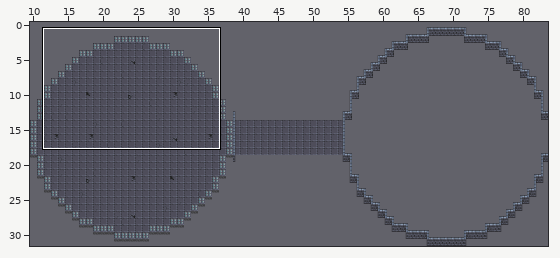
One commit to this Tiled map (JSON): assets/tilemaps/level-1-floor-5.json. The first picture is a wide view before the edit; the outline marks the close-up.
Close-up. As it was:
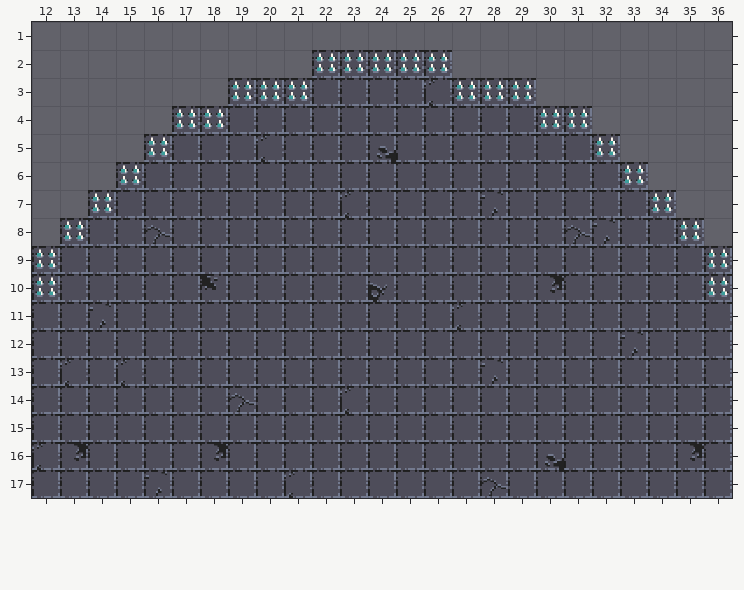
Cells are 32x32 px. Shown: x 12..36, y 1..17. The commit also changed other parts of the map, which this record leaves out.
After:
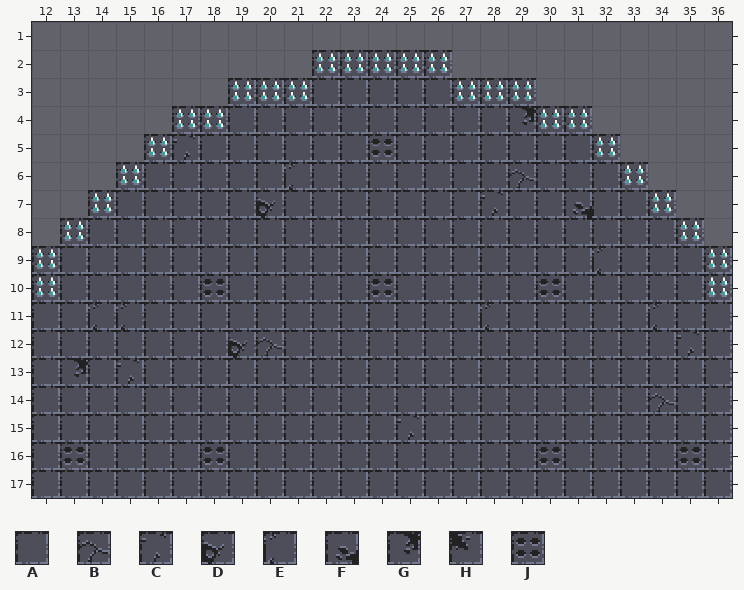
Key: from "tileset": A 29, B 30, C 31, D 36, E 37, F 38, G 43, H 44, J 78.
_ is an empty cell, # one hidden under a higher layer.
What changed:
Layer "walkable":
y 4: x 29 A -> G
y 5: x 17 A -> C; x 24 # -> J
y 6: x 21 A -> E; x 29 A -> B
y 7: x 20 A -> D; x 31 A -> F
y 9: x 32 A -> E
y 10: x 18 # -> J; x 24 # -> J; x 30 # -> J
y 11: x 14..15 #A -> EE; x 28 A -> E; x 34 A -> E
y 12: x 19..20 AA -> DB; x 35 A -> C
y 13: x 13 # -> G; x 15 # -> C
y 14: x 34 A -> B
y 15: x 25 A -> C
y 16: x 13 # -> J; x 18 G -> J; x 30 # -> J; x 35 G -> J
Layer "block":
y 3: x 26 E -> _
y 5: x 20 E -> _; x 24 F -> _
y 7: x 23 E -> _
y 8: x 16 B -> _; x 31..32 BC -> __
y 10: x 18 H -> _; x 24 D -> _; x 30 G -> _
y 11: x 14 C -> _; x 27 E -> _
y 12: x 33 C -> _
y 13: x 13 E -> _; x 15 E -> _; x 28 C -> _
y 14: x 19 B -> _; x 23 E -> _
y 16: x 12..13 EG -> __; x 30 F -> _
y 17: x 16 C -> _; x 21 E -> _; x 28 B -> _
